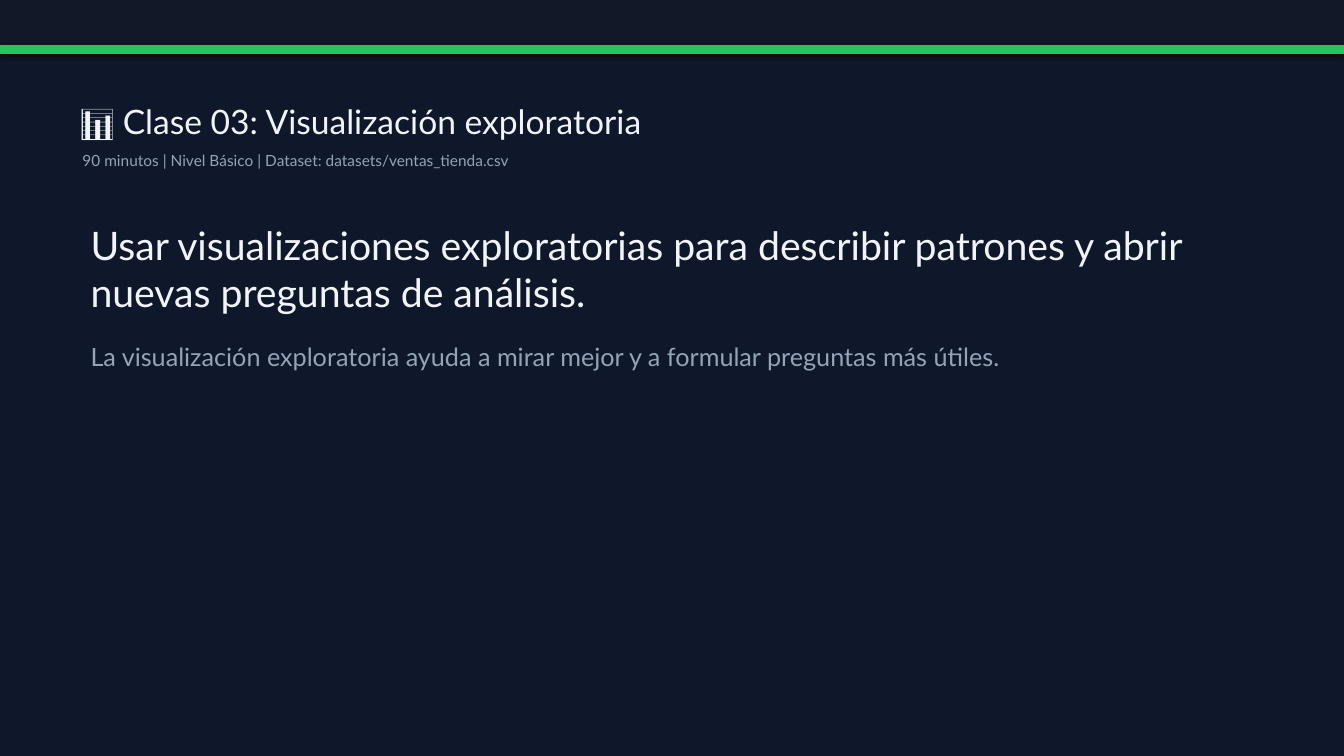
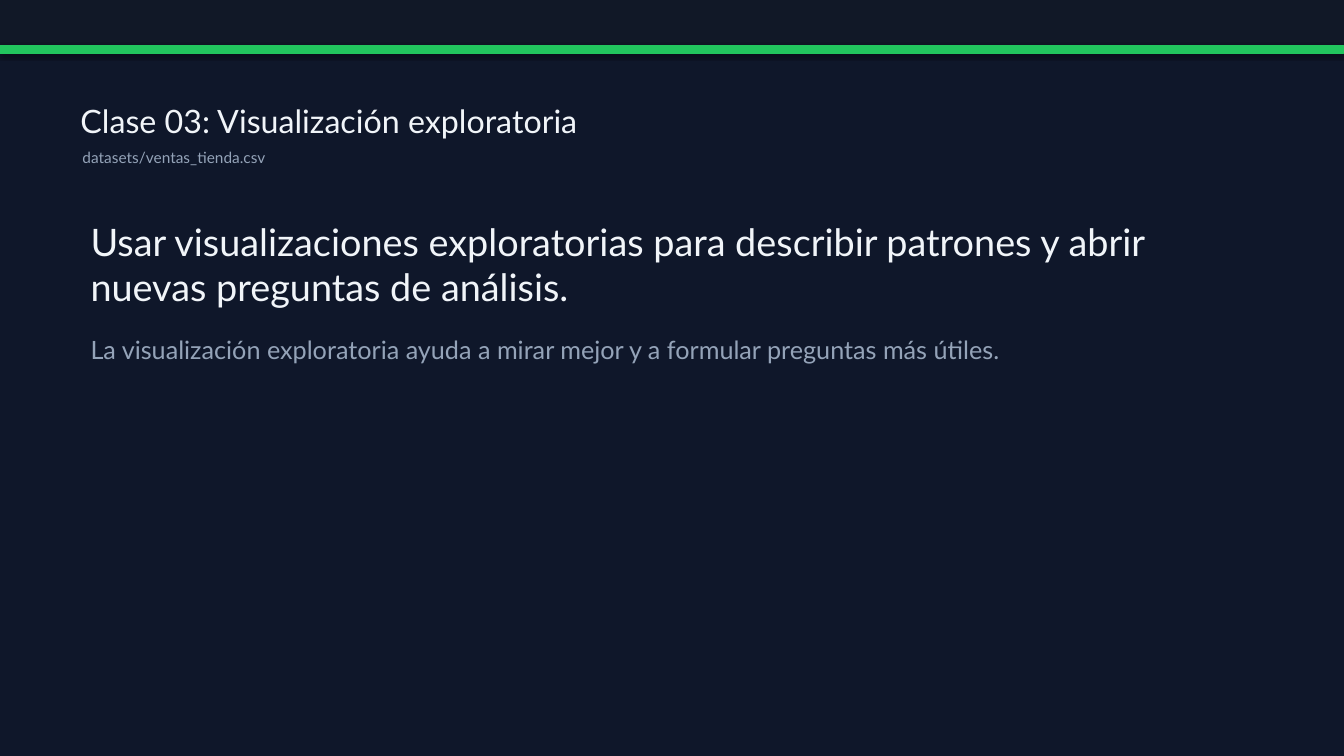
Before and after one commit to vladimiracunadev-create/python-data-science-bootcamp, a slide deck: slide 1 of docs/presentaciones/classes/clase-03-visualizacion-exploratoria-presentacion.pptx. Drawn at 1344x756 pixels with LibreOffice and Linux fonts; fonts in the diff are those of the drawing. Boxes give left, top, right and bottom in pixels: in the first picture for what was removed or moved away, otherwise in the second. Text is boxed around its words. In the diff, an @@ line names an element or a change of style, - is before the commit and + after.

```diff
--- a/docs/presentaciones/classes/clase-03-visualizacion-exploratoria-presentacion.pptx
+++ b/docs/presentaciones/classes/clase-03-visualizacion-exploratoria-presentacion.pptx
@@ text at [80,109,577,139]: text changed; size 24 to 23 pt @@
-📊 Clase 03: Visualización exploratoria
+Clase 03: Visualización exploratoria
@@ text at [82,151,265,165]: text changed @@
-90 minutos | Nivel Básico | Dataset: datasets/ventas_tienda.csv
+datasets/ventas_tienda.csv
@@ text at [91,228,1146,308]: size 28 to 27 pt in "Usar visualizaciones exploratorias para describir patrones y ..." @@
```
Also in this commit, not shown: 5 other slides changed, 2 slides added, 1 slide removed, 38 other files.
